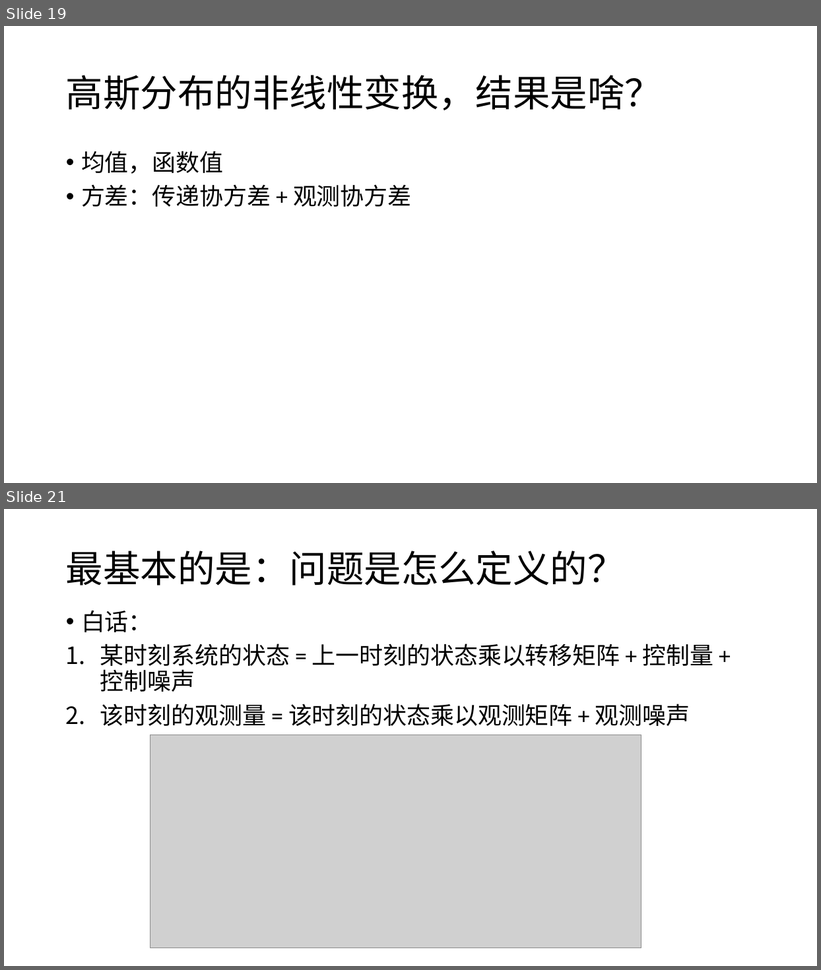
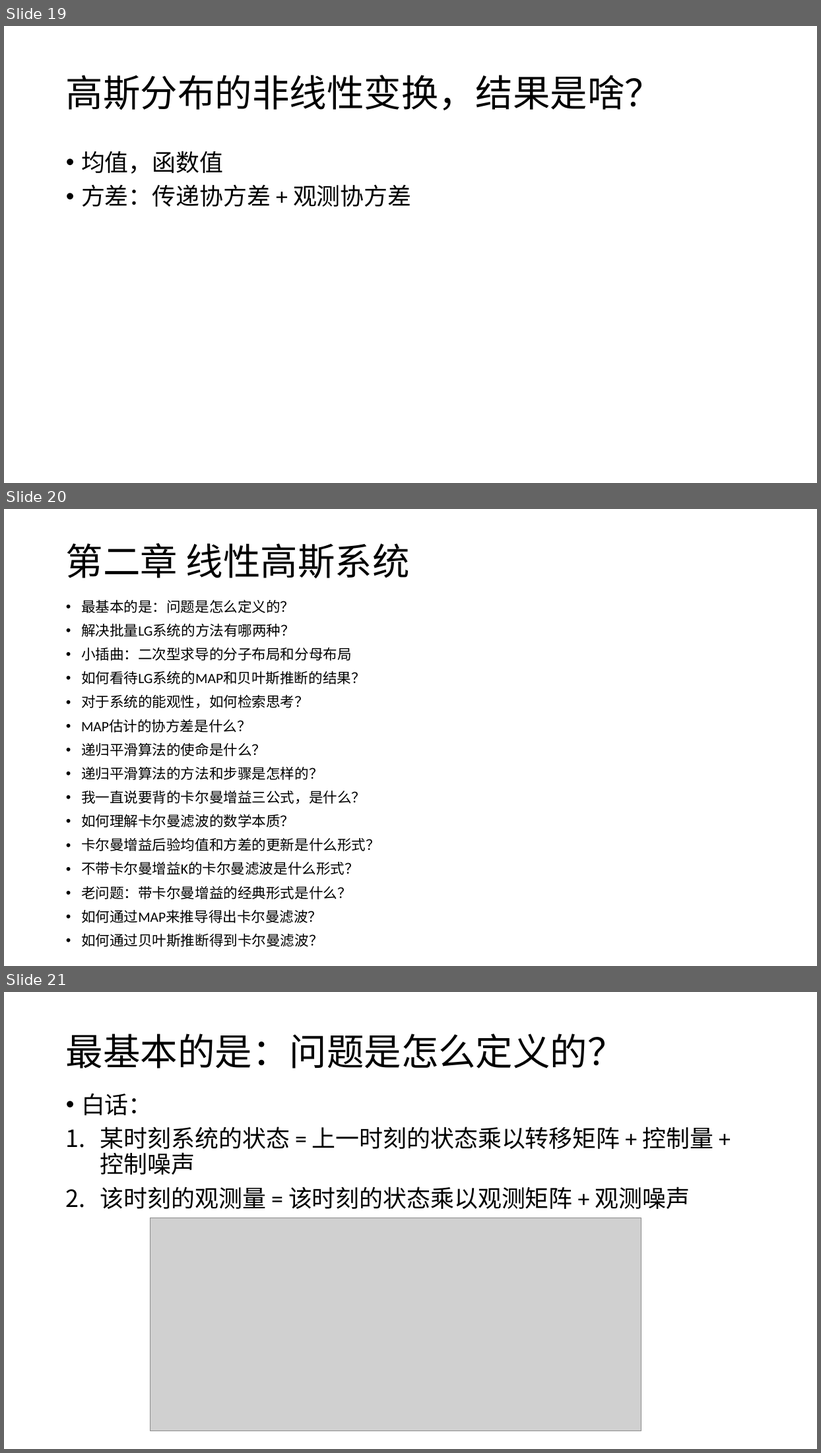
Before and after one commit to CR7dongfeng/State-Estimation, a slide deck: 问题检索清单.pptx. Shown one above the other, each under a label of ours: slides 19 and 21 before the commit, slides 19, 20 and 21 after it; the slides between them are not shown. The pictures are 821x970 and 821x1453 pixels, drawn with LibreOffice and Linux fonts; fonts in the diff are those of the drawing; grey boxes stand for pictures. Boxes give left, top, right and bottom in pixels: in the first picture for what was removed or moved away, otherwise in the second. Text is boxed around its words. In the diff, an @@ line names an element or a change of style, - is before the commit and + after.

```diff
--- a/问题检索清单.pptx
+++ b/问题检索清单.pptx
@@ slide 20 added at [4, 509, 817, 966], background #FFFFFF @@
@@ title added at [66, 543, 410, 578], 44 pt, text #000000 @@
+第二章 线性高斯系统
@@ text added at [81, 600, 380, 947], 16.8 pt, text #000000 @@
+• 最基本的是：问题是怎么定义的？
+• 解决批量LG系统的方法有哪两种？
+• 小插曲：二次型求导的分子布局和分母布局
+• 如何看待LG系统的MAP和贝叶斯推断的结果？
+• 对于系统的能观性，如何检索思考？
+• MAP估计的协方差是什么？
+• 递归平滑算法的使命是什么？
+• 递归平滑算法的方法和步骤是怎样的？
+• 我一直说要背的卡尔曼增益三公式，是什么？
+• 如何理解卡尔曼滤波的数学本质？
+• 卡尔曼增益后验均值和方差的更新是什么形式？
+• 不带卡尔曼增益K的卡尔曼滤波是什么形式？
+• 老问题：带卡尔曼增益的经典形式是什么？
+• 如何通过MAP来推导得出卡尔曼滤波？
+• 如何通过贝叶斯推断得到卡尔曼滤波？
```
Also in this commit, not shown: 2 slides changed, 12 other slides added, 1 other file.
